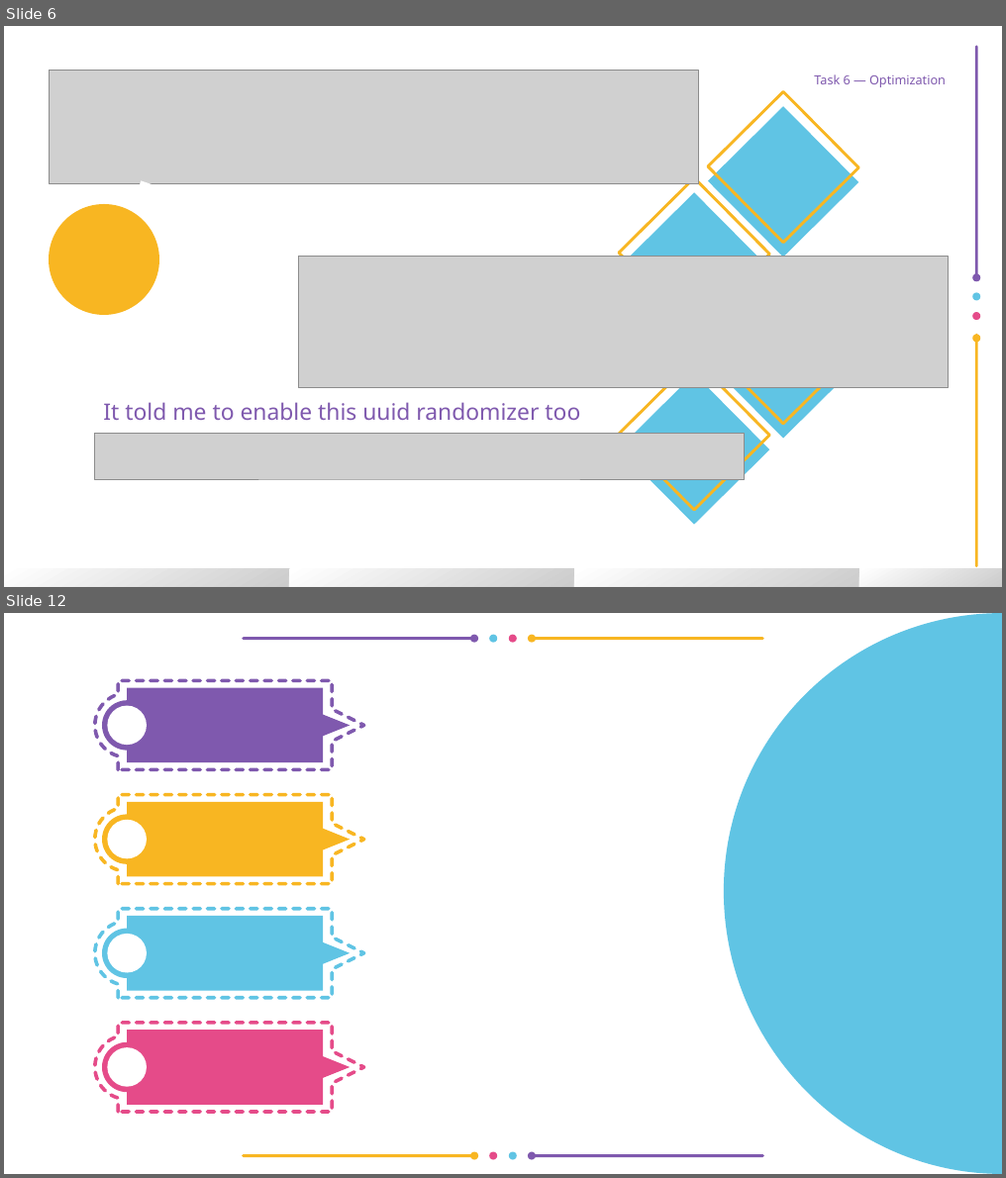
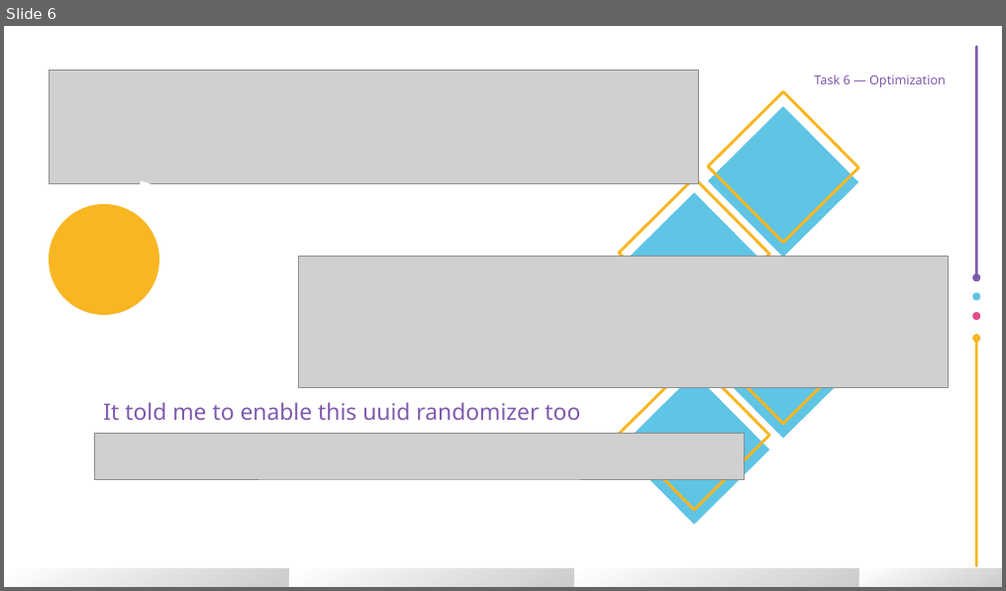
Before and after one commit to user5427/LLM-learning, a slide deck: homework/hm_1/HM1_3.odp. Shown one above the other, each under a label of ours: slides 6 and 12 before the commit, slide 6 after it; the slides between them are not shown. The pictures are 1006x1178 and 1006x591 pixels, drawn with LibreOffice and Linux fonts; fonts in the diff are those of the drawing; grey boxes stand for pictures. Boxes give left, top, right and bottom in pixels: in the first picture for what was removed or moved away, otherwise in the second. Text is boxed around its words. In the diff, an @@ line names an element or a change of style, - is before the commit and + after.

```diff
--- a/homework/hm_1/HM1_3.odp
+++ b/homework/hm_1/HM1_3.odp
@@ slide 12 removed at [4, 613, 1002, 1174], background #FFFFFF @@
@@ group removed at [243, 635, 763, 643]: 4 ellipses, 2 lines @@
@@ freeform shape removed at [724, 613, 1002, 1174] @@
@@ freeform shape removed at [94, 681, 363, 769] @@
@@ freeform shape removed at [102, 688, 350, 763] @@
@@ ellipse removed at [107, 705, 147, 745] @@
@@ freeform shape removed at [94, 795, 363, 883] @@
@@ freeform shape removed at [102, 802, 350, 877] @@
@@ ellipse removed at [107, 820, 147, 859] @@
@@ freeform shape removed at [94, 909, 363, 998] @@
@@ freeform shape removed at [102, 916, 350, 991] @@
@@ ellipse removed at [107, 934, 147, 972] @@
@@ freeform shape removed at [94, 1023, 363, 1112] @@
@@ freeform shape removed at [102, 1031, 350, 1106] @@
@@ ellipse removed at [107, 1048, 147, 1086] @@
@@ group removed at [243, 1153, 763, 1160]: 4 ellipses, 2 lines @@
```
Also in this commit, not shown: 6 other slides removed, 4 other files.
